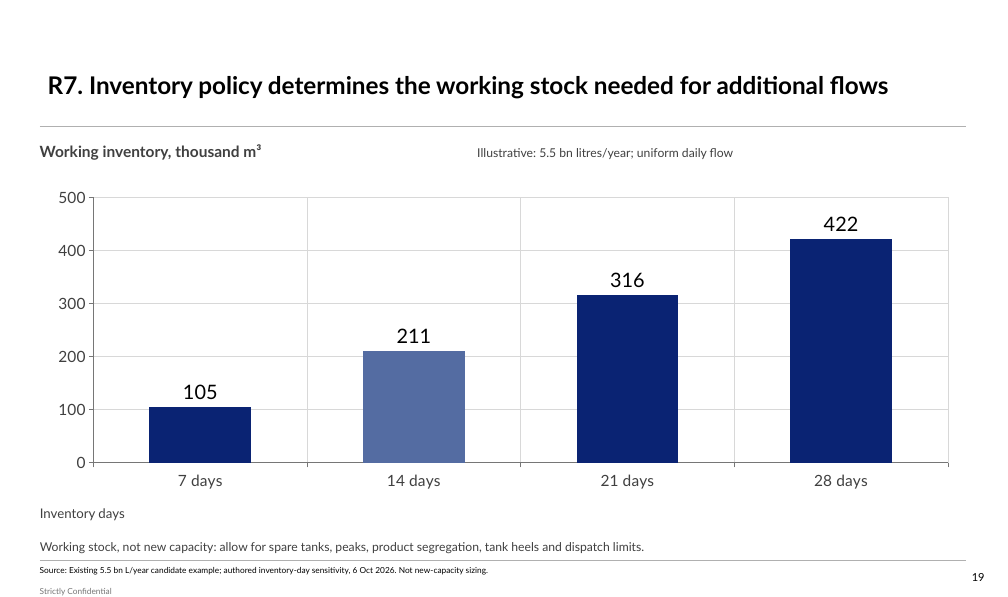
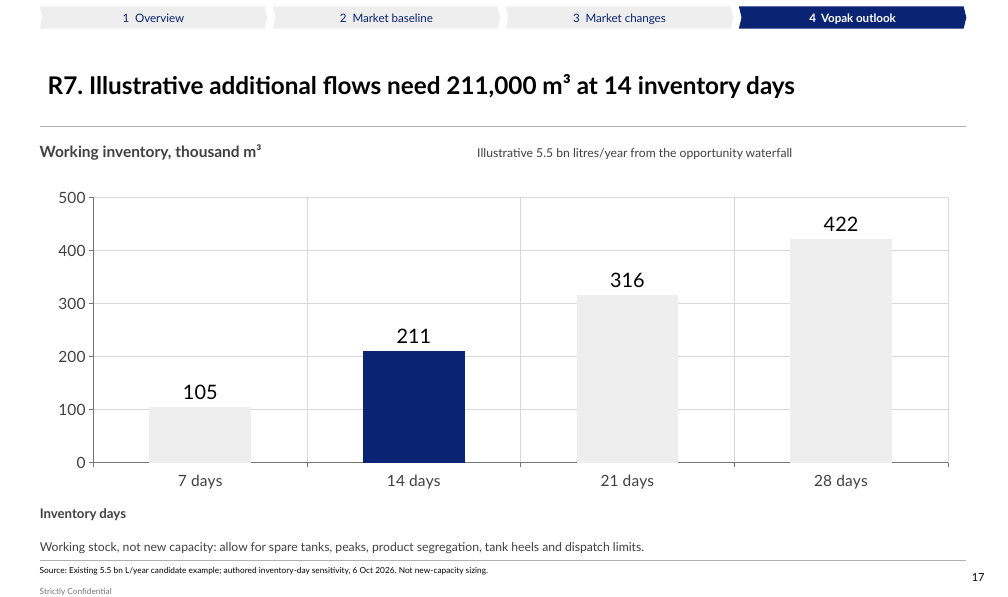
Before and after one commit to Africa-International-Advisors/liquid_fuels_model, a slide deck: slide 17 of pptx/output/delivered/Vopak_Week1_Convergence_2026_10_06.pptx (slide 19 before the commit). Drawn at 1008x597 pixels with LibreOffice and Linux fonts; fonts in the diff are those of the drawing; background and template pictures are left out. Boxes give left, top, right and bottom in pixels: in the first picture for what was removed or moved away, otherwise in the second. Text is boxed around its words. In the diff, an @@ line names an element or a change of style, - is before the commit and + after.

```diff
--- a/pptx/output/delivered/Vopak_Week1_Convergence_2026_10_06.pptx
+++ b/pptx/output/delivered/Vopak_Week1_Convergence_2026_10_06.pptx
@@ chevron added at [40,6,267,29], fill #EEEEEE, 10.5 pt, text #0A2373 @@
+1 Overview
@@ chevron added at [273,6,500,29], fill #EEEEEE, 10.5 pt, text #0A2373 @@
+2 Market baseline
@@ chevron added at [506,6,734,29], fill #EEEEEE, 10.5 pt, text #0A2373 @@
+3 Market changes
@@ chevron added at [739,6,967,29], fill #0A2373, 10.5 pt, text #FFFFFF, bold @@
+4 Vopak outlook
@@ title at [48,74,795,98]: text changed @@
-R7. Inventory policy determines the working stock needed for additional flows
+R7. Illustrative additional flows need 211,000 m³ at 14 inventory days
@@ text at [477,148,793,159]: text changed @@
-Illustrative: 5.5 bn litres/year; uniform daily flow
+Illustrative 5.5 bn litres/year from the opportunity waterfall
@@ column chart at [40,181,967,496] @@
@@ colours of single points changed @@
@@ text "Inventory days" at [40,508,126,521]: text colour none to #404040, bold on @@
@@ page number at [972,573,985,581]: text changed @@
-19
+17
```
Also in this commit, not shown: 11 other slides changed, 2 slides added, 15 other files.
